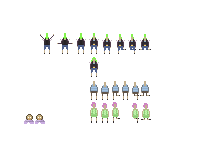
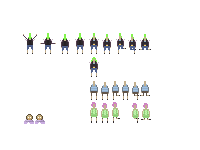
Two versions of the same layered image (200 x 150). Layer-by-layer changes:
painted on "head" over [23, 33, 126, 54]
